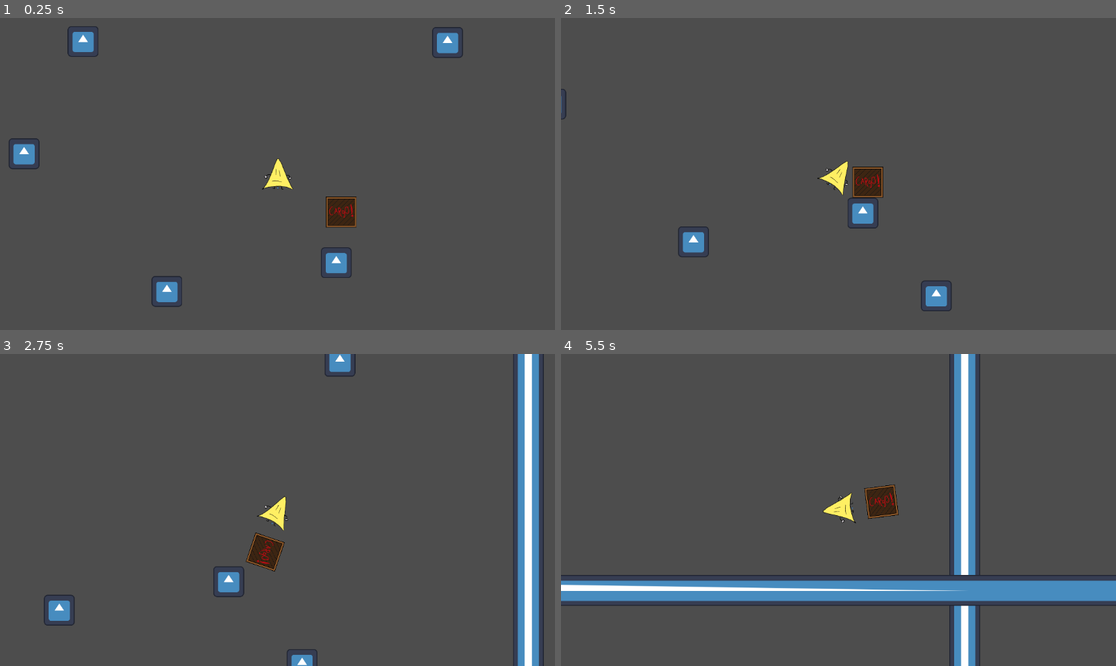
Above: before the commit, frames 1-4 (two rows, left to right).
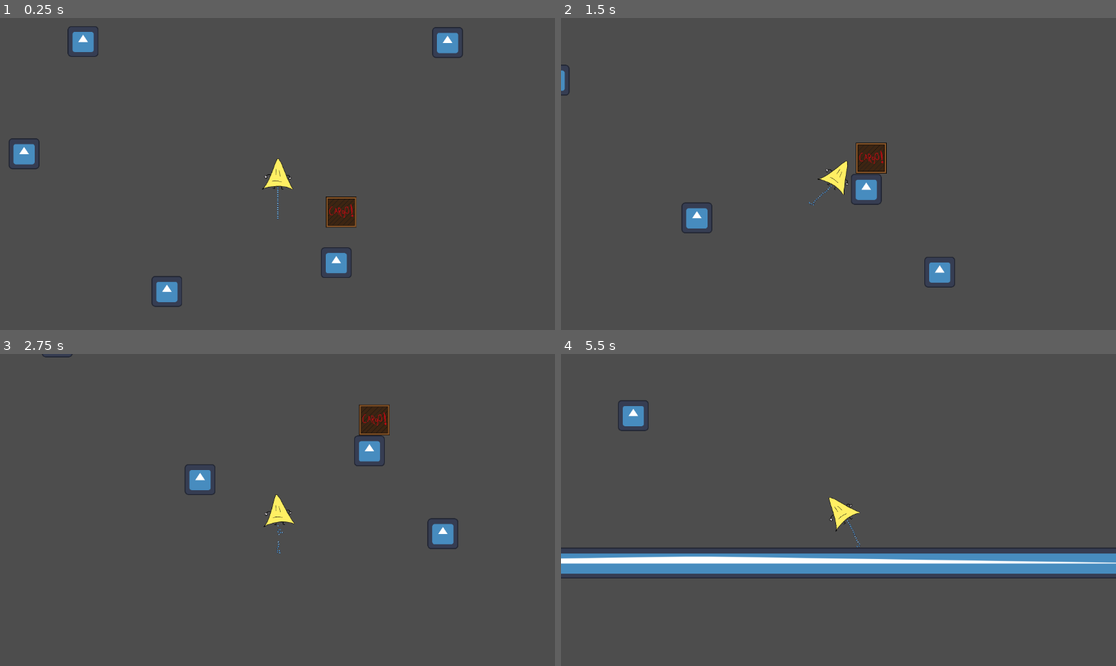
Above: after the commit, the same moments.

Repository: badfetus/space-postal-service
Game: Godot game, scene res://play_scene.tscn
The game is run twice, just before and just after one commit, with the same random seed, the same clock (stepped at 60 frames per second) and the same inputs. The engine's default icon, where the game draws it, is replaced by a stand-in: a white triangle on a blue panel in a dark square.
Inputs:
- Up to frame 1 (0.25 s): no input
- Up to frame 2 (1.5 s): hold Right (Right) 0.53-1.28 s; hold Space (Boost) 0.53-1.28 s; hold Left (Left) from 1.28 s (still down); tap Space (Boost) at 1.35 s
- Up to frame 3 (2.75 s): release Left (Left) at 2.03 s; hold Right (Right) from 2.03 s (still down); hold Space (Boost) from 2.03 s (still down)
- Up to frame 4 (5.5 s): release Space (Boost) at 2.78 s; tap Space (Boost) at 2.85, 4.35 s; release Right (Right) at 3.53 s; hold Space (Boost) 3.53-4.28 s; hold Left (Left) from 3.53 s (still down); hold Space (Boost) from 5.03 s (still down)

The runs differ from the first frame. In frame 1, less than 0.1% of the frame differs, in the area x 49-51%, y 55-65%; in frame 2, 2.8%; in frame 3, 7.7%; in frame 4, 19%, in the area x 0-100%, y 0-100%.

Commit message:
works a bit better with much lighter cargo

Diff:
--- a/cargo/cargo.tscn
+++ b/cargo/cargo.tscn
@@ -6,7 +6,7 @@
 size = Vector2(128, 128)
 
 [node name="cargo" type="RigidBody2D" groups=["cargo"]]
-mass = 0.25
+mass = 0.01
 
 [node name="Sprite2D" type="Sprite2D" parent="."]
 texture = ExtResource("1_cvknj")
--- a/player/player.gd
+++ b/player/player.gd
@@ -3,7 +3,7 @@
 var saved_velocity = Vector2(0, 0)
 var expected_velocity
 
-var ropeLength = 1
+var ropeLength = 15
 var PIECE = preload("res://ropelink.tscn")
 var lastrope
 
